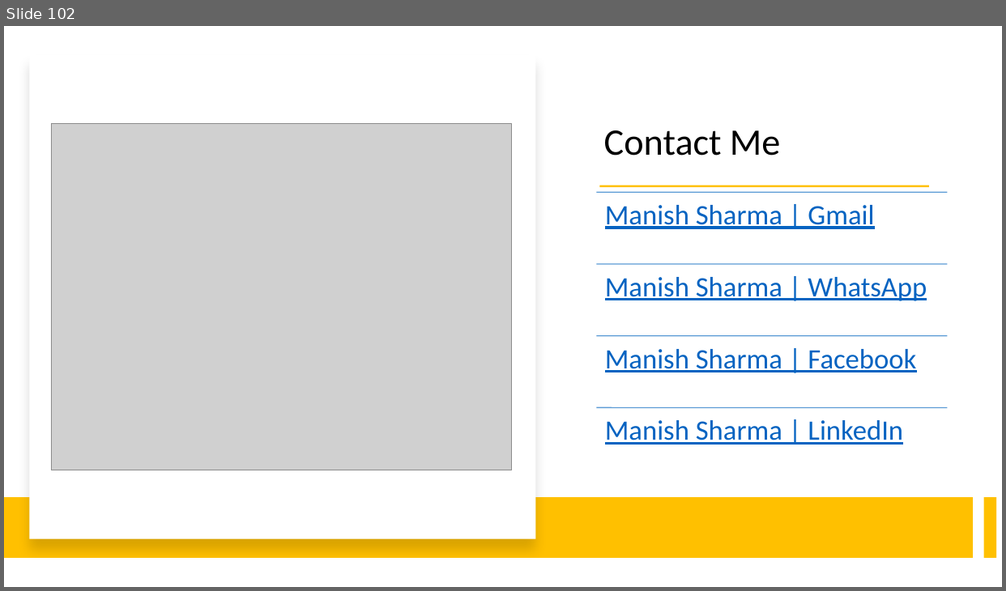
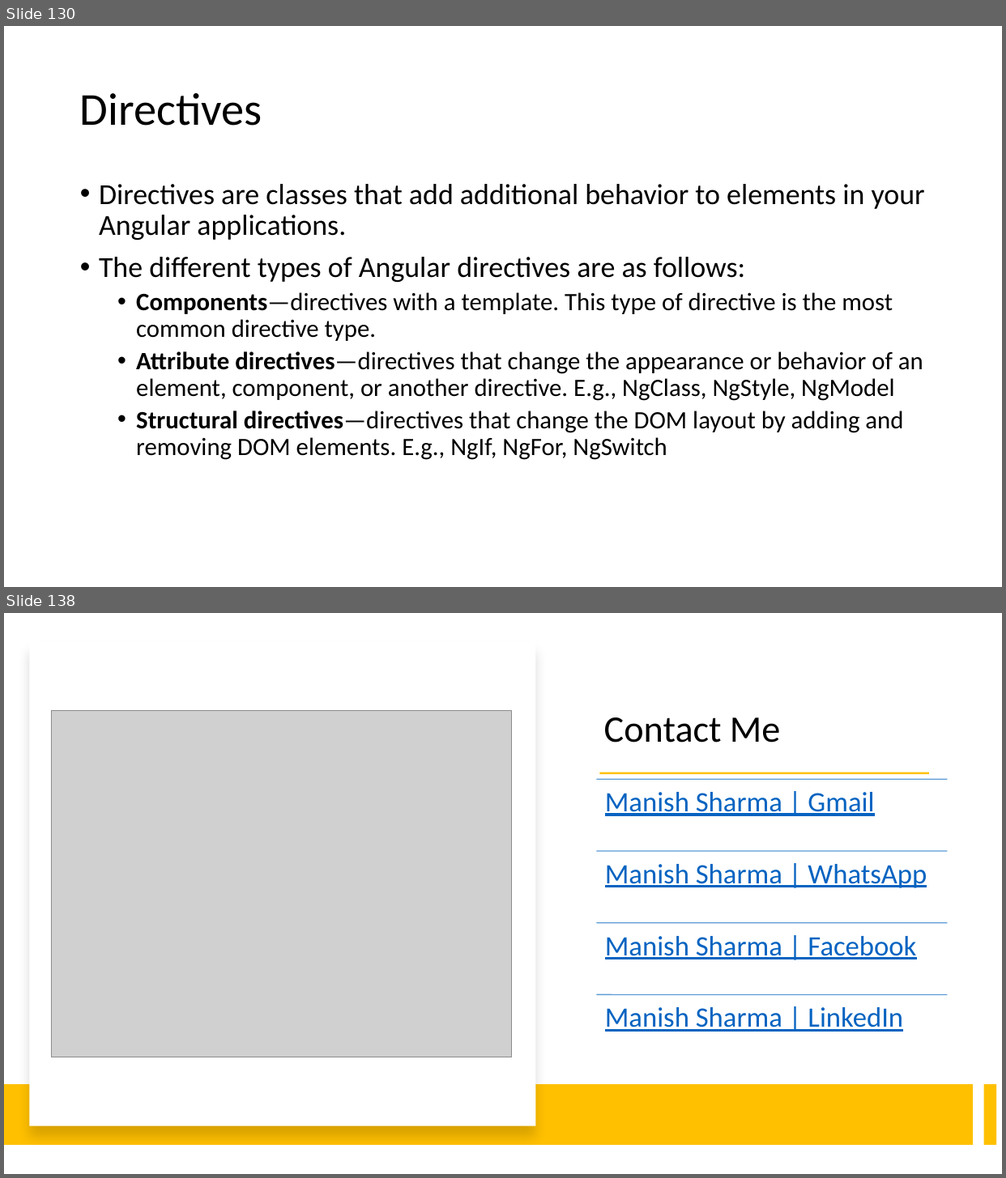
Before and after one commit to explore-with-manish/BFL_Byte_Jul23, a slide deck: Ng-Byte.pptx. Shown one above the other, each under a label of ours: slide 102 before the commit, slides 130 and 138 after it; the slides between them are not shown. The pictures are 1006x591 and 1006x1178 pixels, drawn with LibreOffice and Linux fonts; fonts in the diff are those of the drawing; grey boxes stand for pictures. Boxes give left, top, right and bottom in pixels: in the first picture for what was removed or moved away, otherwise in the second. Text is boxed around its words. In the diff, an @@ line names an element or a change of style, - is before the commit and + after.

```diff
--- a/Ng-Byte.pptx
+++ b/Ng-Byte.pptx
@@ slide 130 added at [4,26,1002,587], background #FFFFFF @@
@@ title added at [80,93,262,126], 44 pt, text #000000 @@
+Directives
@@ text added at [99,184,925,460], 24 pt, text #000000 @@
+• Directives are classes that add additional behavior to elements in your Angular applications.
+• The different types of Angular directives are as follows:
+  • Components—directives with a template. This type of directive is the most common directive type.
+  • Attribute directives—directives that change the appearance or behavior of an element, component, or another directive. E.g., NgClass, NgStyle, NgModel
+  • Structural directives—directives that change the DOM layout by adding and removing DOM elements. E.g., NgIf, NgFor, NgSwitch
@@ what was slide 102 is now slide 138 @@
```
Also in this commit, not shown: 1 slide changed, 35 other slides added, 8 other files.
